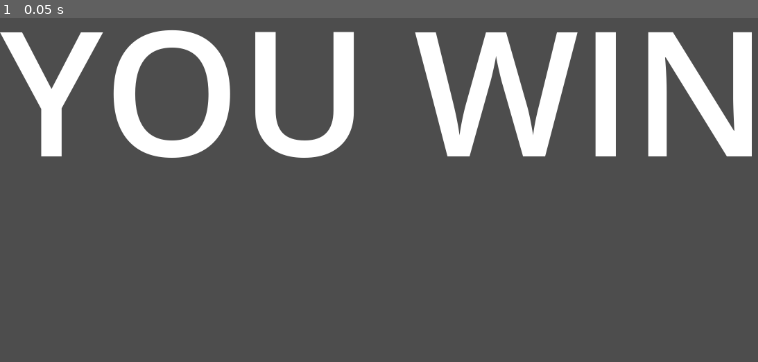
Above: before the commit, frame 1.
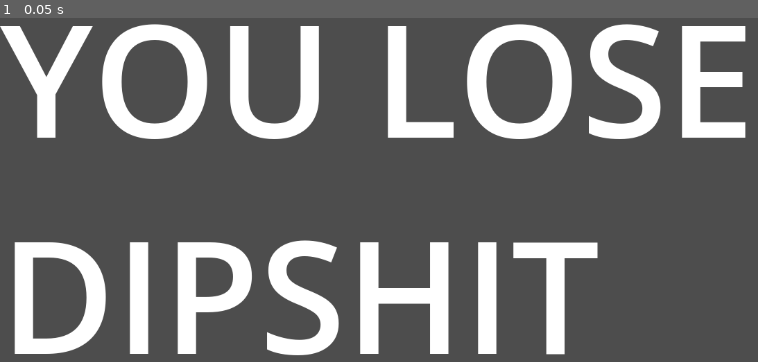
Above: after the commit, the same moment.

Repository: GeirlanthArchivest/oops--i-maybe-did-it-again
Game: Godot game, scene res://Scenes/win_screen.tscn
The game is run twice, just before and just after one commit, with the same random seed, the same clock (stepped at 60 frames per second) and the same inputs. This scene is started directly instead of the project's main scene.
Inputs:
- Up to frame 1 (0.05 s): no input

The runs differ from the first frame. In frame 1, 27% of the frame differs, in the area x 0-100%, y 1-99%.

Commit message:
win/ loss screen works where needed

Diff:
--- a/oops!-i-maybe-did-it-again/Scenes/win_screen.tscn
+++ b/oops!-i-maybe-did-it-again/Scenes/win_screen.tscn
@@ -1,13 +1,30 @@
-[gd_scene format=3 uid="uid://ubvysi6x2b8a"]
+[gd_scene load_steps=2 format=3 uid="uid://ubvysi6x2b8a"]
 
-[node name="Win Screen" type="Node2D"]
+[ext_resource type="Script" uid="uid://c3sapvei7q7dt" path="res://Scripts/win_screen.gd" id="1_l5sol"]
 
-[node name="Label" type="Label" parent="."]
+[node name="Scene Root" type="Node2D"]
+script = ExtResource("1_l5sol")
+
+[node name="Win Screen" type="Node2D" parent="."]
+visible = false
+
+[node name="Label" type="Label" parent="Win Screen"]
 offset_right = 1149.0
 offset_bottom = 648.0
-theme_override_font_sizes/font_size = 251
+theme_override_font_sizes/font_size = 226
 text = "YOU WIN"
 uppercase = true
 
 [node name="Camera2D" type="Camera2D" parent="."]
 position = Vector2(576, 324)
+
+[node name="Lose Screen" type="Node2D" parent="."]
+visible = false
+
+[node name="Label" type="Label" parent="Lose Screen"]
+offset_right = 1149.0
+offset_bottom = 648.0
+theme_override_font_sizes/font_size = 226
+text = "YOU lose Dipshit"
+autowrap_mode = 2
+uppercase = true
--- a/oops!-i-maybe-did-it-again/Scripts/Global.gd
+++ b/oops!-i-maybe-did-it-again/Scripts/Global.gd
@@ -3,6 +3,10 @@
 var node_creation_parent = null
 var player = null
 var numOfBuildings = []
+var win:bool
+
+func scene_change():
+	get_tree().change_scene_to_file("res://Scenes/win_screen.tscn")
 
 func instance_node(node, location, parent):
 	var node_instance = node.instantiate()
--- a/oops!-i-maybe-did-it-again/Scripts/Level.gd
+++ b/oops!-i-maybe-did-it-again/Scripts/Level.gd
@@ -15,10 +15,12 @@
 func _process(_delta: float) -> void:
 	camera.position = Global.player.global_position
 	if Global.numOfBuildings.is_empty():
-		get_tree().change_scene_to_file("res://Scenes/win_screen.tscn")
+		Global.win = true
+		Global.scene_change()
 
 func _on_timer_timeout() -> void:
-	get_tree().reload_current_scene()
+	Global.win = false
+	Global.scene_change()
 
 func _on_missile_timer_timeout() -> void:
 	var missile = missile_path.instantiate()
--- a/oops!-i-maybe-did-it-again/Scripts/player.gd
+++ b/oops!-i-maybe-did-it-again/Scripts/player.gd
@@ -60,8 +60,5 @@
 			health -= 2
 			print(health)
 		elif health <=0:
-			death()
-
-func death():
-	print("You Died")
-	get_tree().reload_current_scene()
+			Global.win = false
+			Global.scene_change()
--- /dev/null
+++ b/oops!-i-maybe-did-it-again/Scripts/win_screen.gd
@@ -0,0 +1,10 @@
+extends Node2D
+
+
+
+# Called when the node enters the scene tree for the first time.
+func _ready() -> void:
+	if Global.win:
+		$"Win Screen".visible = true
+	else:
+		$"Lose Screen".visible = true
Not shown, added: oops!-i-maybe-did-it-again/Scripts/win_screen.gd.uid
